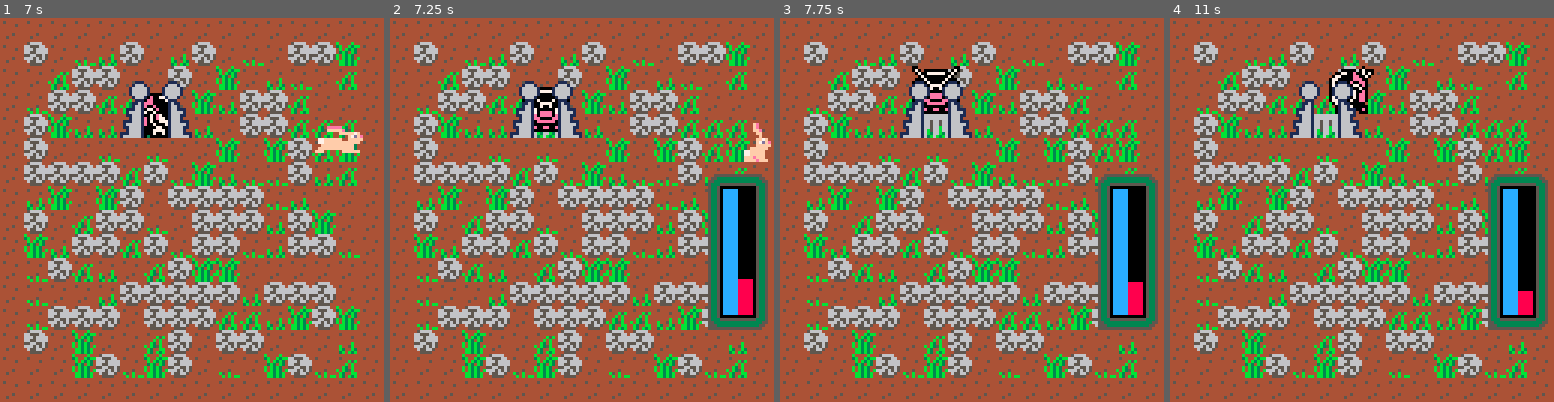
Above: before the commit, frames 1-4 (left to right).
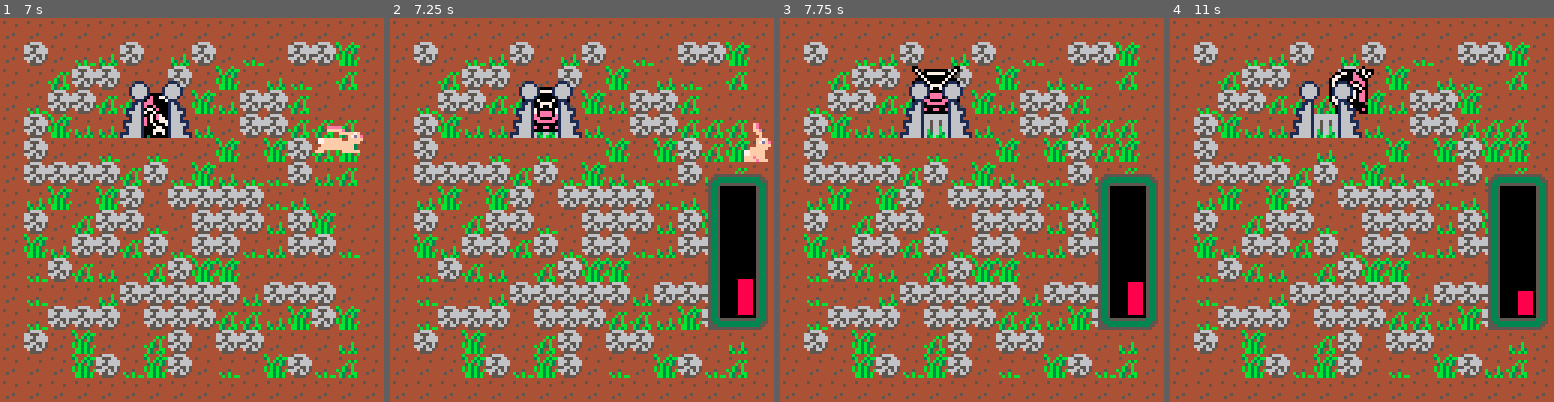
Above: after the commit, the same moments.

Repository: DeCarabas/pico_carts
Game: PICO-8 cartridge robo.p8
The game is run twice, just before and just after one commit, with the same random seed, the same clock (stepped at 60 frames per second) and the same inputs.
Inputs:
- Up to frame 1 (7 s): tap X (X key) at 0.33, 1.07, 1.85, 2.97, 4.08, 5.2, 6.32 s; tap O (Z key) at 0.7, 1.7, 2.1, 2.5, 2.9, 3.3, 3.7, 4.1, 4.5, 4.9, 5.3, 5.7, 6.1, 6.5, 6.9 s; hold Right 1.6-2.1 s; hold Up 2.15-2.42 s; hold Right 2.47-3.03 s; hold Left 3.08-3.58 s; hold Down 3.63-3.97 s; hold Right 4.02-4.68 s; hold Up 4.73-5.03 s; hold Left 5.08-5.68 s; hold Down 5.73-6.03 s; hold Right 6.08-6.58 s; hold Right from 6.63 s (still down)
- Up to frame 2 (7.25 s): release Right at 7.13 s; hold Up from 7.18 s (still down)
- Up to frame 3 (7.75 s): tap O (Z key) at 7.3, 7.7 s; tap X (X key) at 7.43 s; release Up at 7.45 s; hold Right from 7.5 s (still down)
- Up to frame 4 (11 s): release Right at 8.07 s; tap O (Z key) every 0.4 s from 8.1 to 10.9 s; hold Left 8.12-8.62 s; tap X (X key) at 8.55, 9.67, 10.78 s; hold Down 8.67-9 s; hold Right 9.05-9.72 s; hold Up 9.77-10.07 s; hold Left 10.12-10.72 s; hold Down from 10.77 s (still down)

Frame 1 is identical in both runs. In frame 2, 1.3% of the frame differs, in the area x 86-91%, y 44-78%; in frame 3, 1.3%; in frame 4, 1.8%, in the area x 38-91%, y 18-94%.

Commit message:
[robo] Lots of little improvements but quest is bugged?

Diff:
--- a/robo.p8
+++ b/robo.p8
@@ -438,8 +438,10 @@
  if px==base_x and
     py==base_y then
   save_game() -- auto-save
-  tank_level=min(max_tank, tank_level+water_rate)
   energy_level=min(max_energy, energy_level+recharge_rate)
+  if chapter>=3 then
+   tank_level=min(max_tank, tank_level+water_rate)
+  end
  end
 end
 
@@ -546,8 +548,10 @@
 
 function draw_meters()
  draw_box(104,50,1,5)
- local tank_frac=(max_tank-tank_level)/max_tank
- rectfill(111,57+41*tank_frac,115,98,12)
+ if tank_level>0 then
+  local tank_frac=(max_tank-tank_level)/max_tank
+  rectfill(111,57+41*tank_frac,115,98,12)
+ end
 
  local nrg_frac=(max_energy-energy_level)/max_energy
  local nrg_color
@@ -665,6 +669,12 @@
     swapped=true
    end
   end
+ end
+end
+
+function draw_objective()
+ if objective then
+  print("goal: "..objective,2,122,7)
  end
 end
 
@@ -717,6 +727,7 @@
   draw_item()
   draw_time()
   draw_meters()
+  draw_objective()
  elseif (energy_level/max_energy)<0.25 then
   draw_meters()
  end
@@ -742,12 +753,12 @@
 -- plants and items
 grass={
  name="grass",
- rate=0.0025,
+ rate=0.0006,
  stages={144,145,146,147}
 }
 mum={
  name="mum",
- rate=0.0025,
+ rate=0.0006,
  stages={160,161,162,163}
 }
 
@@ -774,6 +785,7 @@
     while pl.stages[age]~=sp do
      age+=1
     end
+    age+=rnd()
     add(
      plants,
      {age=age,x=x,y=y,cls=pl})
@@ -1127,6 +1139,7 @@
   "^i'll be back soon to\nfinish up."},
  post=function()
   energy_level=max_energy/4
+  tank_level=0
   penny_run(128,penny_y)
   update_fn=update_walk
   chapter=1
@@ -1174,6 +1187,7 @@
  post=function()
   penny_wander()
   update_fn=update_walk
+  objective="clear a 6x6 field"
   objective_fn=check_bigspace
  end
 }
@@ -1196,6 +1210,7 @@
  for y=0,10 do
   for x=0,10 do
    if check(x,y) then
+    objective=nil
     do_script(cs_didclear)
    end
   end
@@ -1244,7 +1259,7 @@
  {p=py_frend,
   "^press 🅾️ to open the\nmenu to see."},
  post=function()
-  chapter=3
+  chapter=3 tank_level=max_tank
   penny_run(128,penny_y)
   update_fn=update_walk
  end
